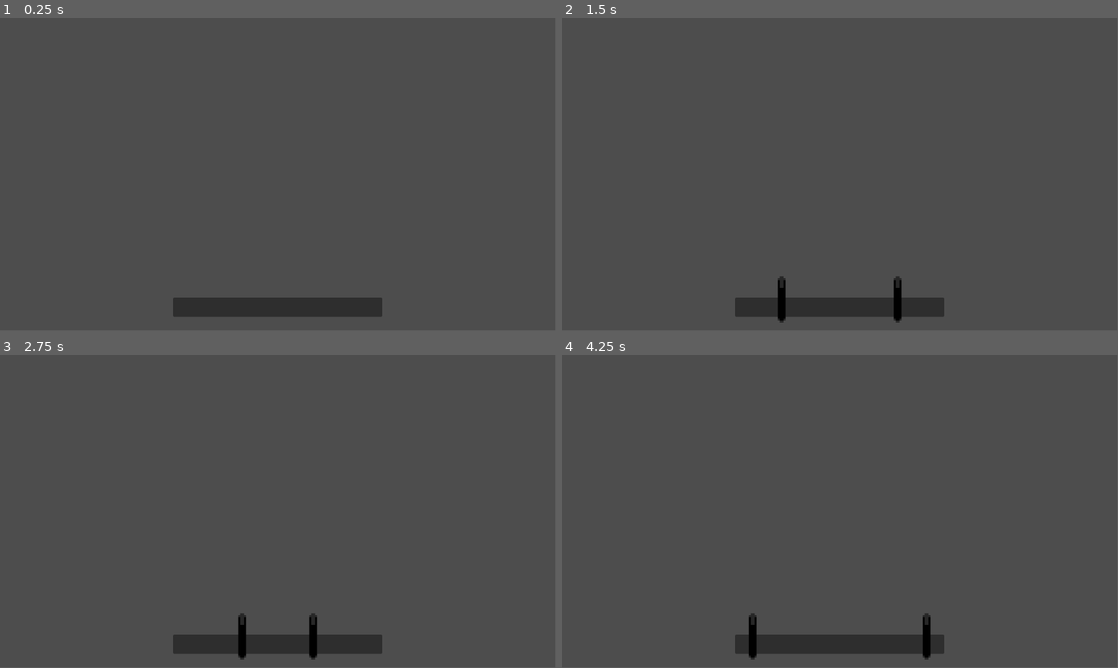
Above: before the commit, frames 1-4 (two rows, left to right).
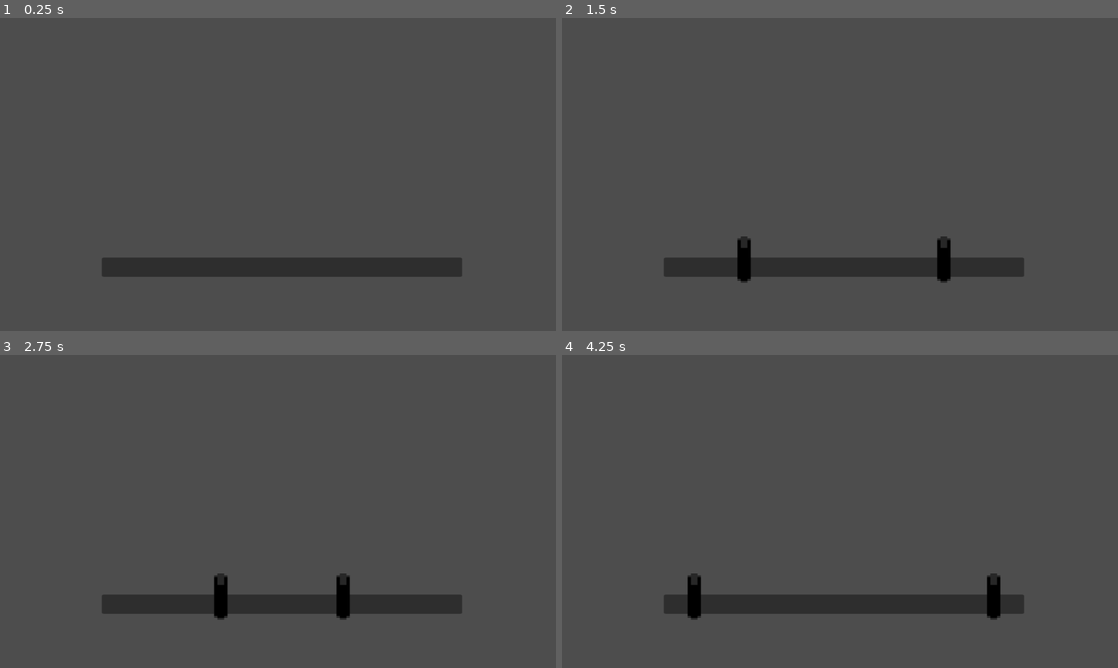
Above: after the commit, the same moments.

Repository: lowercasewords/Winter-SlowJam-2025
Game: Godot game, scene res://Maps/test_level.tscn
The game is run twice, just before and just after one commit, with the same random seed, the same clock (stepped at 60 frames per second) and the same inputs.
Inputs:
- Up to frame 1 (0.25 s): no input
- Up to frame 2 (1.5 s): tap Enter at 0.5 s; hold D (pl_right) from 0.53 s (still down); tap J (pl_ability_1) at 0.6, 1.35 s; tap Space (pl_jump) at 0.77 s
- Up to frame 3 (2.75 s): tap Space (pl_jump) at 1.52 s; release D (pl_right) at 2.03 s; hold A (pl_left) from 2.03 s (still down); tap J (pl_ability_1) at 2.1 s
- Up to frame 4 (4.25 s): release A (pl_left) at 2.78 s; hold D (pl_right) from 2.78 s (still down); tap J (pl_ability_1) at 2.85, 3.6 s; tap Space (pl_jump) at 3.02, 3.77 s
In our replay, the window is 799x449 before the commit and 800x450 after it. These sizes can differ from the game's own. Grey fills any space a smaller window leaves; there, only what the larger window draws over its background counts as a difference.

The runs differ from the first frame. In frame 1, 6.1% of the frame differs, in the area x 18-84%, y 76-96%; in frame 2, 6.8%, in the area x 18-84%, y 69-98%; in frame 3, 6.8%; in frame 4, 6.8%.

Commit message:
rescalable ui

Diff:
--- a/Maps/test_level.tscn
+++ b/Maps/test_level.tscn
@@ -17,3 +17,12 @@
 
 [node name="Platform3" parent="." instance=ExtResource("1_cp1ku")]
 position = Vector2(716, 412)
+
+[node name="Platform4" parent="." instance=ExtResource("1_cp1ku")]
+position = Vector2(1008, 388)
+
+[node name="Platform5" parent="." instance=ExtResource("1_cp1ku")]
+position = Vector2(1283, 345)
+
+[node name="Platform6" parent="." instance=ExtResource("1_cp1ku")]
+position = Vector2(183, 321)
--- a/Player/Player.tscn
+++ b/Player/Player.tscn
@@ -16,13 +16,6 @@
 [node name="CanvasLayer" type="CanvasLayer" parent="."]
 
 [node name="Rhythm" parent="CanvasLayer" instance=ExtResource("2_qkb88")]
-anchors_preset = 7
-anchor_left = 0.5
-anchor_top = 1.0
-anchor_right = 0.5
-offset_top = -28.08
-offset_bottom = -28.08
-grow_vertical = 0
 metadata/_edit_use_anchors_ = true
 
 [node name="PlayerView" type="Camera2D" parent="."]
--- a/Player/Rhythm Abilities/RhythmAbility.tscn
+++ b/Player/Rhythm Abilities/RhythmAbility.tscn
@@ -11,6 +11,10 @@
 anchors_preset = 15
 anchor_right = 1.0
 anchor_bottom = 1.0
+offset_left = 584.0
+offset_top = 536.0
+offset_right = 584.0
+offset_bottom = 536.0
 grow_horizontal = 2
 grow_vertical = 2
 script = ExtResource("1_lngqo")
@@ -20,6 +24,8 @@
 offset_left = -217.0
 offset_top = -40.0
 offset_right = 217.0
+scale = Vector2(1.72, 1)
+pivot_offset = Vector2(217, 20.01)
 
 [node name="DetectRange" type="Area2D" parent="."]
 position = Vector2(0, -21)
--- a/project.godot
+++ b/project.godot
@@ -14,6 +14,10 @@
 run/main_scene="res://Maps/test_level.tscn"
 config/features=PackedStringArray("4.2", "GL Compatibility")
 config/icon="res://icon.svg"
+
+[display]
+
+window/stretch/mode="viewport"
 
 [dotnet]
 
